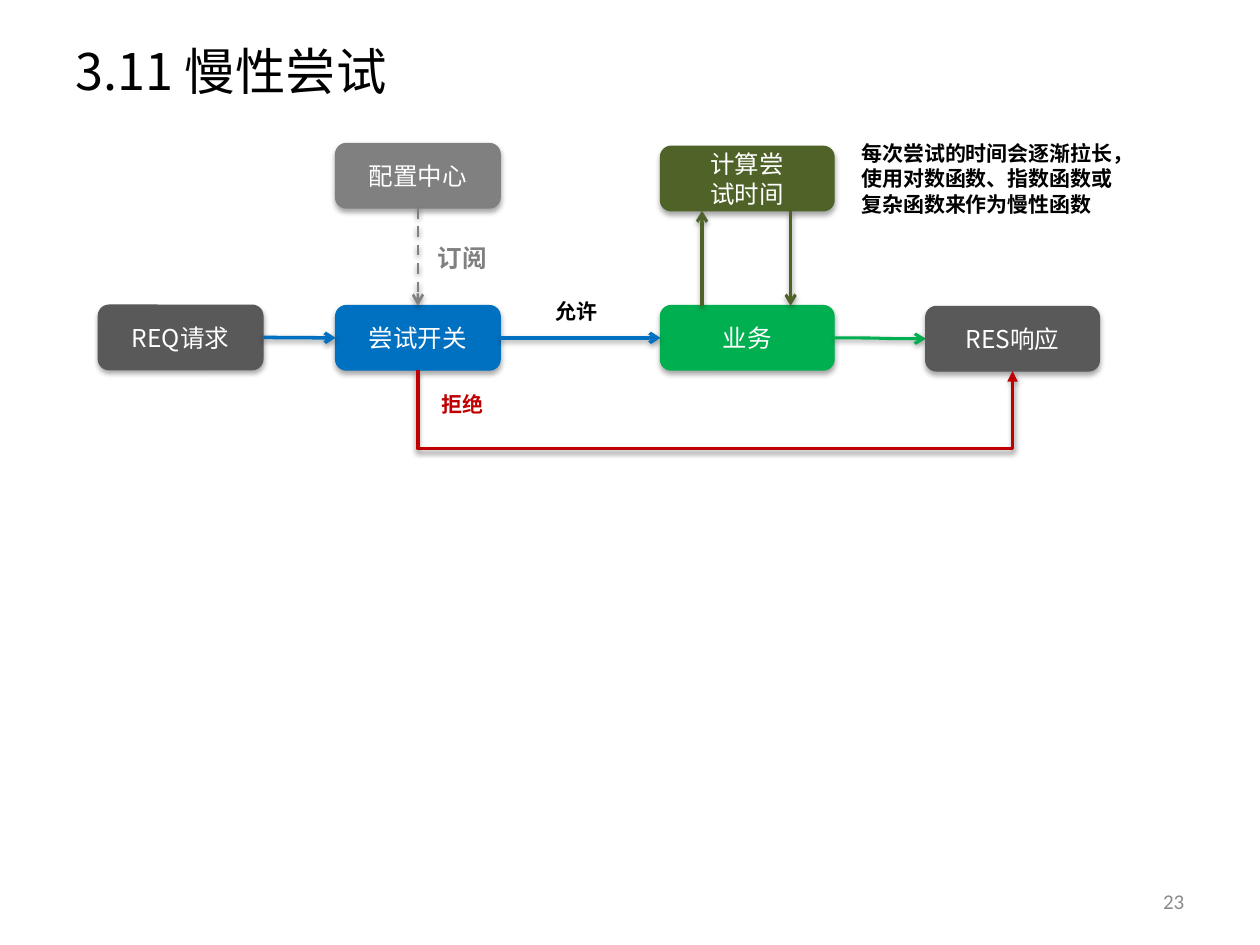
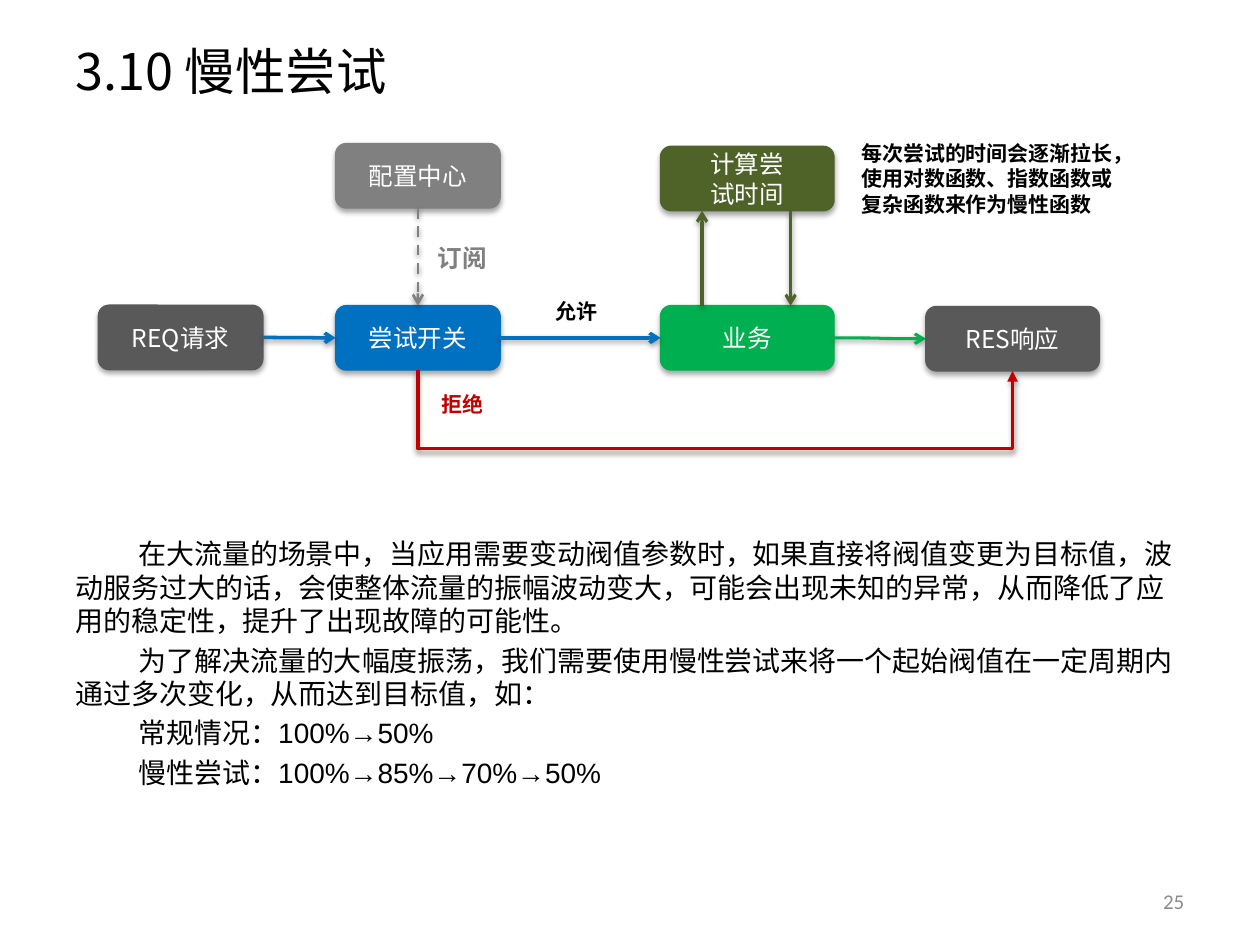
Before and after one commit to yessur3808/neural, a slide deck: slide 25 of docs/Neural_设计方案_V1.3.pptx (slide 23 before the commit). Drawn at 1260x945 pixels with LibreOffice and Linux fonts; fonts in the diff are those of the drawing. Boxes give left, top, right and bottom in pixels: in the first picture for what was removed or moved away, otherwise in the second. Text is boxed around its words. In the diff, an @@ line names an element or a change of style, - is before the commit and + after.

```diff
--- a/docs/Neural_设计方案_V1.3.pptx
+++ b/docs/Neural_设计方案_V1.3.pptx
@@ title at <box>76,47,387,94</box>: text changed @@
-3.11 慢性尝试
+3.10 慢性尝试
@@ text added at <box>76,540,1172,786</box>, 16 pt, text #000000 @@
+在大流量的场景中，当应用需要变动阀值参数时，如果直接将阀值变更为目标值，波动服务过大的话，会使整体流量的振幅波动变大，可能会出现未知的异常，从而降低了应用的稳定性，提升了出现故障的可能性。
+为了解决流量的大幅度振荡，我们需要使用慢性尝试来将一个起始阀值在一定周期内通过多次变化，从而达到目标值，如：
+常规情况：100%→50%
+慢性尝试：100%→85%→70%→50%
@@ page number at <box>1163,895,1184,909</box>: text changed @@
-23
+25
```
Also in this commit, not shown: 16 other slides changed, 9 slides added, 1 slide removed.
